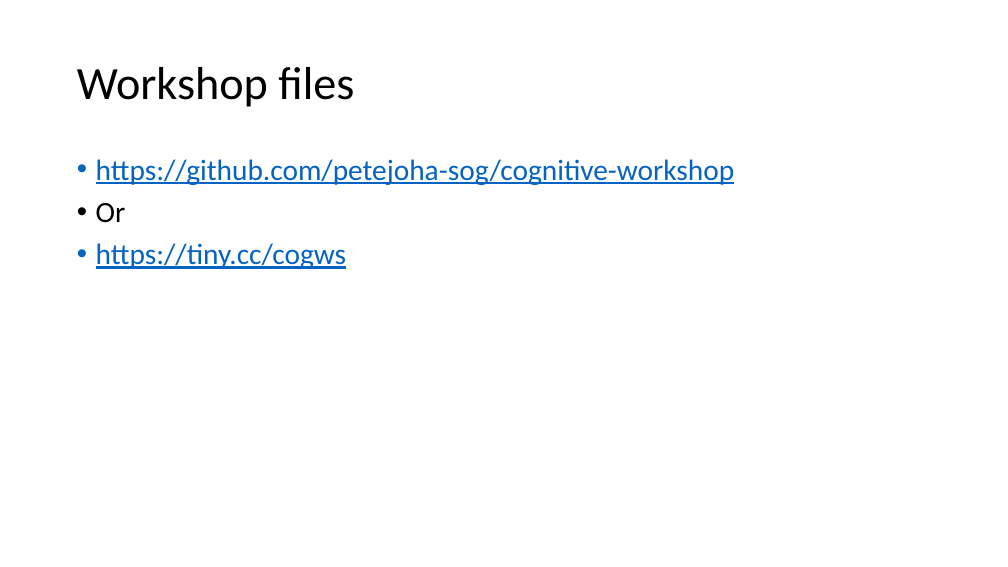
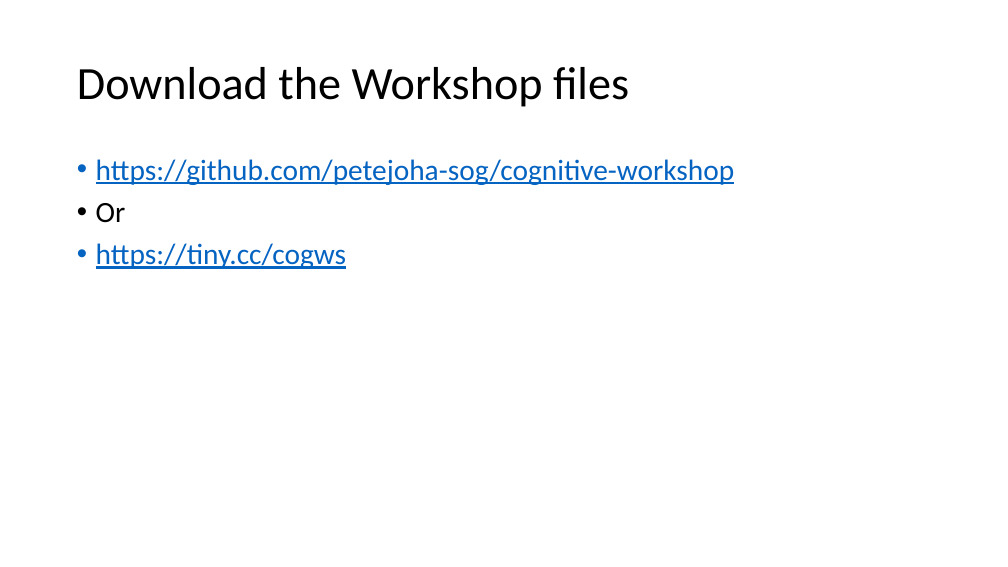
Before and after one commit to petejoha-sog/cognitive-workshop, a slide deck: slide 2 of Slides/CognitiveServicesInAzure.pptx. Drawn at 1008x567 pixels with LibreOffice and Linux fonts; fonts in the diff are those of the drawing. Boxes give left, top, right and bottom in pixels: in the first picture for what was removed or moved away, otherwise in the second. Text is boxed around its words. In the diff, an @@ line names an element or a change of style, - is before the commit and + after.

```diff
--- a/Slides/CognitiveServicesInAzure.pptx
+++ b/Slides/CognitiveServicesInAzure.pptx
@@ title at <box>77,67,629,107</box>: text changed @@
-Workshop files
+Download the Workshop files
```
Also in this commit, not shown: 1 other slide changed, 2 slides added.
